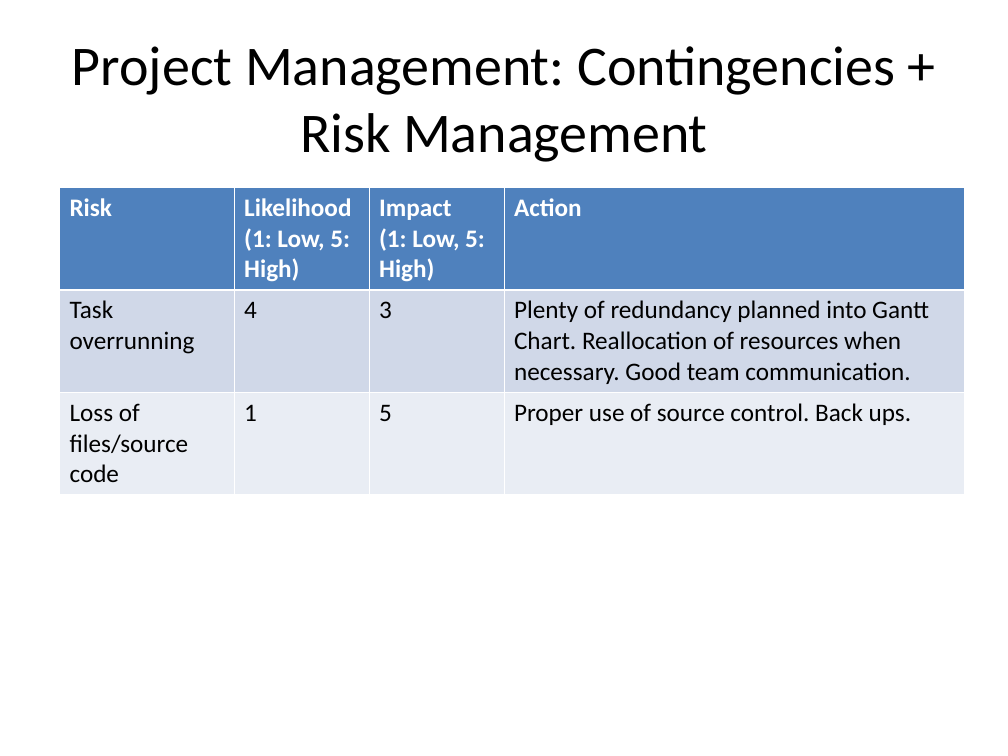
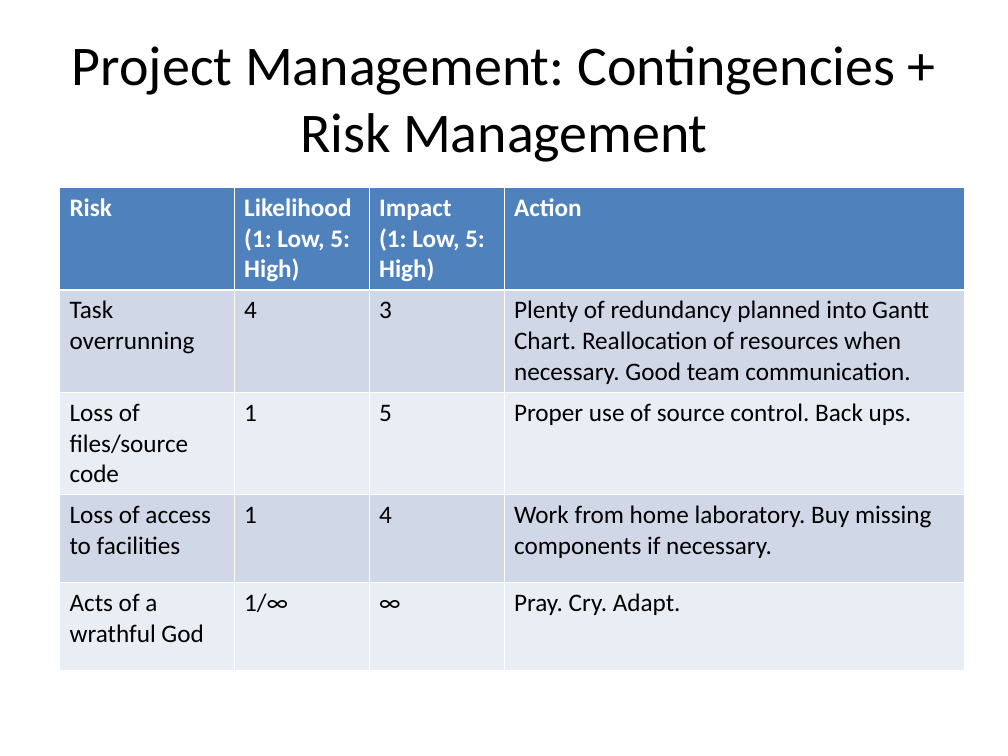
Before and after one commit to andybusse/uavcamera, a slide deck: slide 15 of documents/GDP Group 18 pres.ppt (slide 20 before the commit). Drawn at 1008x756 pixels with LibreOffice and Linux fonts; fonts in the diff are those of the drawing. Boxes give left, top, right and bottom in pixels: in the first picture for what was removed or moved away, otherwise in the second. Text is boxed around its words. In the diff, an @@ line names an element or a change of style, - is before the commit and + after.

```diff
--- a/documents/GDP Group 18 pres.ppt
+++ b/documents/GDP Group 18 pres.ppt
@@ table at (x1=59, y1=187, x2=965, y2=666) @@
+row 4: Loss of access to facilities | 1 | 4 | Work from home laboratory. Buy missing components if necessary.
+row 5: Acts of a wrathful God | 1/∞ | ∞ | Pray. Cry. Adapt.
```
Also in this commit, not shown: 6 other slides changed, 5 slides added, 3 slides removed.
